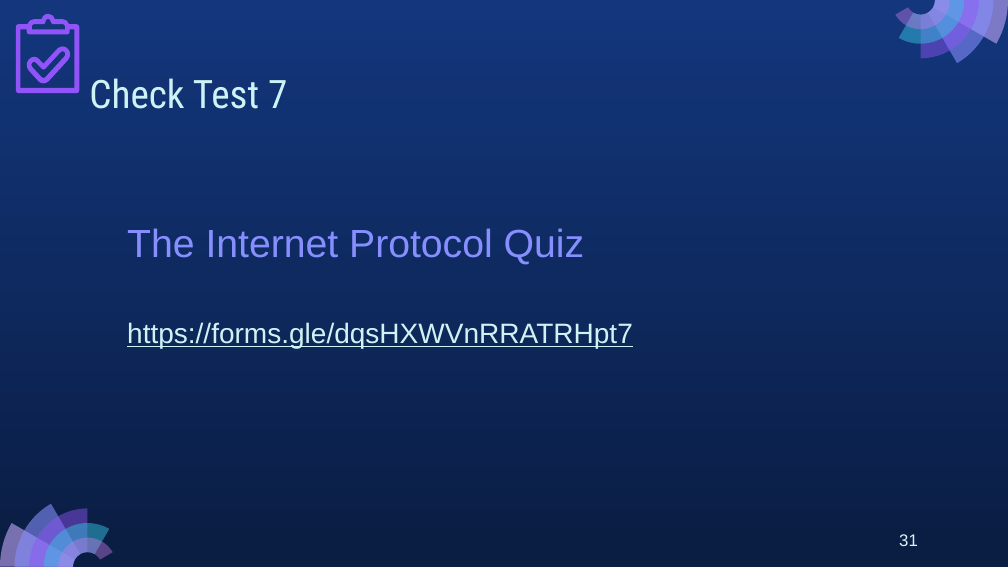
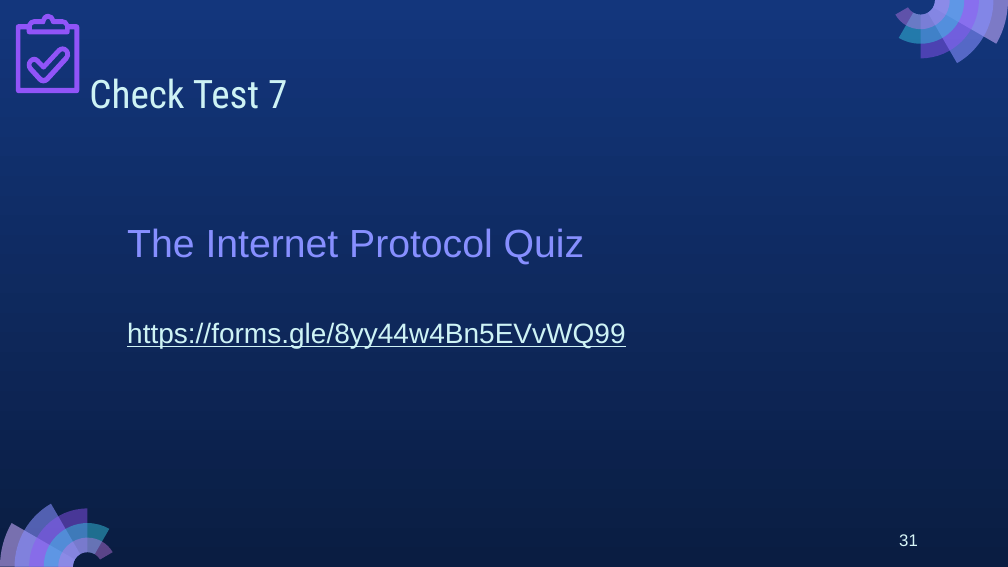
Before and after one commit to MarikoTagawa/kosen-mongolia-materials, a slide deck: slide 31 of network-basics/slides/07_NetworkBasics_2025_2P.pptx. Drawn at 1008x567 pixels with LibreOffice and Linux fonts; fonts in the diff are those of the drawing. Boxes give left, top, right and bottom in pixels: in the first picture for what was removed or moved away, otherwise in the second. Text is boxed around its words. In the diff, an @@ line names an element or a change of style, - is before the commit and + after.

```diff
--- a/network-basics/slides/07_NetworkBasics_2025_2P.pptx
+++ b/network-basics/slides/07_NetworkBasics_2025_2P.pptx
@@ text at box(127, 322, 625, 348): text changed @@
-https://forms.gle/dqsHXWVnRRATRHpt7
+https://forms.gle/8yy44w4Bn5EVvWQ99
```
Also in this commit, not shown: 6 other slides changed, 3 other files.
